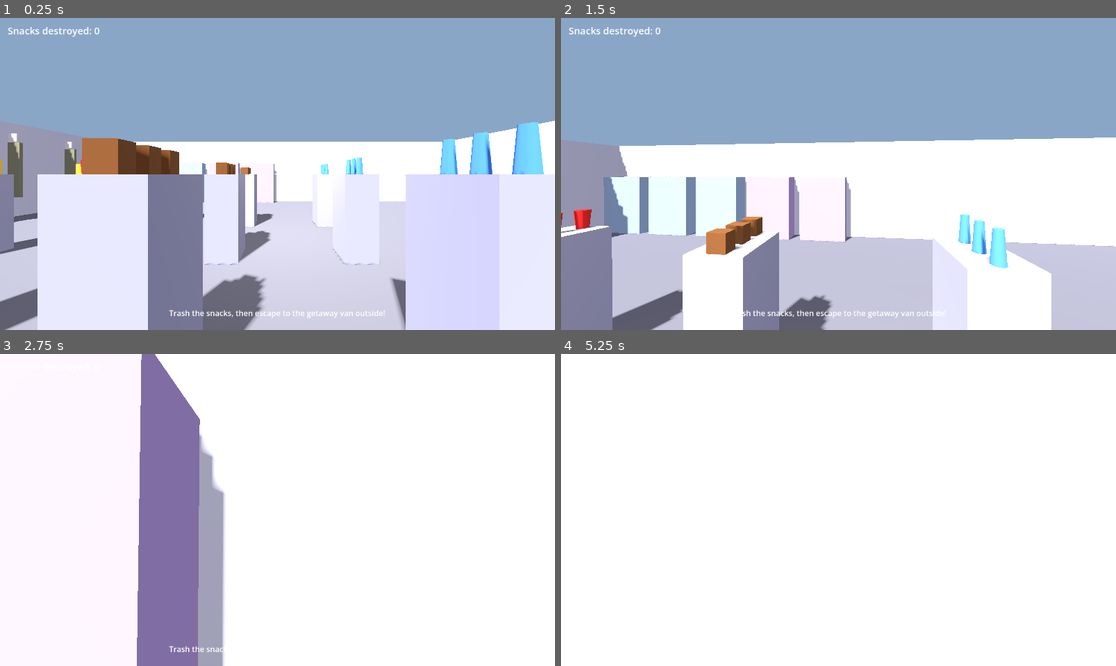
Above: before the commit, frames 1-4 (two rows, left to right).
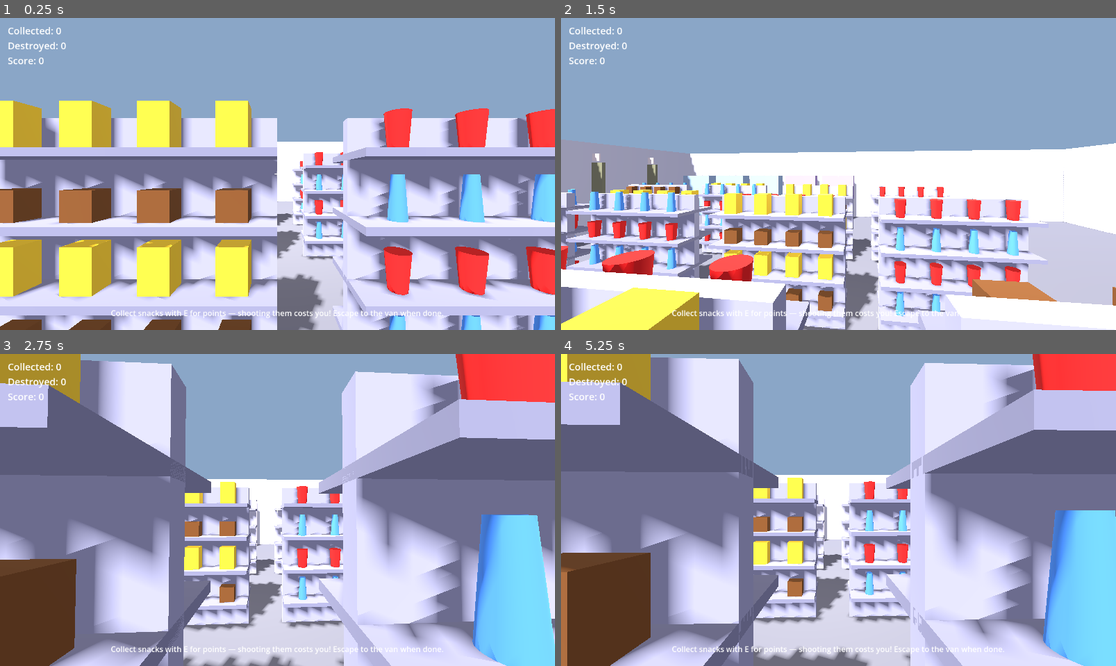
Above: after the commit, the same moments.

Repository: penfold1972/WWJMD
Game: Godot game, scene res://main.tscn
Two runs of this game, one before a commit and one after it. Both use one fixed random seed, a clock stepped at 60 frames per second and the inputs below.
Inputs (mouse positions are in pixels of both pictures, inside the frame that each line leads up to):
- Up to frame 1 (0.25 s): no input
- Up to frame 2 (1.5 s): tap Enter at 0.5 s; move the mouse to (866, 174) at 0.52 s; press the mouse at (866, 174) at 0.53 s; hold W (move_forward) from 0.53 s (still down); tap Space (jump) at 0.77 s; move the mouse to (810, 174) at 1.27 s; release the mouse at (810, 174) at 1.28 s; tap F (melee, bound only after the commit) at 1.35 s
- Up to frame 3 (2.75 s): keep holding W (move_forward); tap Space (jump) at 1.52 s; click (249, 510) at 1.55 s; move the mouse to (288, 503) at 2.02 s; press the mouse at (288, 503) at 2.03 s; tap E (melee, bound only before the commit) at 2.1 s
- Up to frame 4 (5.25 s): keep holding W (move_forward); move the mouse to (832, 516) at 2.77 s; release the mouse at (832, 516) at 2.78 s; click (832, 516) at 2.85 s; tap Space (jump) at 3.02, 3.77, 4.25, 4.52 s; move the mouse to (877, 513) at 3.52 s; hold Shift (sprint) 3.53-4.28 s; click (877, 513) at 3.8 s; move the mouse to (794, 506) at 4.27 s; click (794, 506) at 4.35 s; move the mouse to (844, 510) at 5.02 s; press the mouse at (844, 510) at 5.03 s; tap F (melee, bound only after the commit) at 5.1 s

The runs differ from the first frame. In frame 1, 53% of the frame differs, in the area x 0-100%, y 2-100%; in frame 2, 36%; in frame 3, 87%; in frame 4, 88%, in the area x 0-100%, y 0-100%.

Commit message:
Gondola shelves, collectible snacks, and collect-vs-destroy scoring
- Rebuild aisle shelves as double-sided 4-level gondola units; stock both
  sides of every level (384 snacks), sharing meshes/materials per brand
- Add collect() to destructibles and an interact raycast on the player;
  [E] Collect prompt shows when a snack is in range under the crosshair
- Score: +10 per collected, -5 per destroyed; live HUD readout and final
  tally on the end screen
- Bind interact to E (melee moves to F); ignore Godot *.uid files

Co-Authored-By: Claude Fable 5 <noreply@anthropic.com>
Claude-Session: https://claude.ai/code/session_019mu66kPFx5rBQsrJJAj1LK

Diff:
--- a/project.godot
+++ b/project.godot
@@ -54,9 +54,14 @@
 "events": [Object(InputEventMouseButton,"resource_local_to_scene":false,"resource_name":"","device":-1,"window_id":0,"a …(253 unchanged characters)…
 ]
 }
+interact={
+"deadzone": 0.5,
+"events": [Object(InputEventKey,"resource_local_to_scene":false,"resource_name":"","device":-1,"window_id":0,"alt_pressed":false,"shift_pressed":false,"ctrl_pressed":false,"meta_pressed":false,"pressed":false,"keycode":0,"physical_keycode":69,"key_label":0,"unicode":101,"location":0,"echo":false,"script":null)
+]
+}
 melee={
 "deadzone": 0.5,
-"events": [Object(InputEventKey,"resource_local_to_scene":fa …(140 unchanged characters)… d":false,"keycode":0,"physical_keycode":69,"key_label":0,"unicode":101,"location":0,"echo":false,"script":null)
+"events": [Object(InputEventKey,"resource_local_to_scene":fa …(140 unchanged characters)… d":false,"keycode":0,"physical_keycode":70,"key_label":0,"unicode":102,"location":0,"echo":false,"script":null)
 ]
 }
 
--- a/src/core/game_manager.gd
+++ b/src/core/game_manager.gd
@@ -8,11 +8,15 @@
 @export var player_spawn_position: Vector3 = Vector3(0, 0.2, 4)
 
 const FALL_RESET_Y: float = -10.0
+const COLLECT_POINTS: int = 10
+const DESTROY_PENALTY: int = 5
 
 var _level_builder: Node3D
 var _player: CharacterBody3D
 var _hud: CanvasLayer
 var _level_complete: bool = false
+var _collected: int = 0
+var _destroyed: int = 0
 
 func _ready():
 	_build_level()
@@ -47,7 +51,20 @@
 	_hud = hud_script.new() as CanvasLayer
 	_hud.name = "HUD"
 	add_child(_hud)
-	_level_builder.snack_destroyed.connect(_hud.set_snack_count)
+	_level_builder.snack_destroyed.connect(_on_snack_destroyed)
+	_level_builder.snack_collected.connect(_on_snack_collected)
+	_player.interact_target_changed.connect(_hud.show_interact_prompt)
+
+func _on_snack_destroyed(total: int) -> void:
+	_destroyed = total
+	_hud.set_stats(_collected, _destroyed, _score())
+
+func _on_snack_collected(total: int) -> void:
+	_collected = total
+	_hud.set_stats(_collected, _destroyed, _score())
+
+func _score() -> int:
+	return _collected * COLLECT_POINTS - _destroyed * DESTROY_PENALTY
 
 func _connect_exit_trigger() -> void:
 	# The level builder emits level_exit_triggered when the player reaches the van
@@ -61,4 +78,5 @@
 	var end_script = preload("res://src/ui/end_screen.gd")
 	var end_screen = end_script.new() as CanvasLayer
 	add_child(end_screen)
+	end_screen.set_stats(_collected, _destroyed, _score())
 	get_tree().paused = true
--- a/src/core/level_builder.gd
+++ b/src/core/level_builder.gd
@@ -28,13 +28,22 @@
 	["Aqua Pure", "bottle", "liquid", Color(0.3, 0.55, 0.9)],
 ]
 
+# Gondola shelf layout: board surface heights, snack row offset per side,
+# and snack slots along each board
+const SHELF_LEVEL_YS = [0.4, 0.85, 1.3, 1.75]
+const SHELF_SIDE_Z = 0.18
+const SHELF_SLOT_XS = [-0.72, -0.24, 0.24, 0.72]
+
 var _walls: Array[Node] = []
 var _shelves: Array[Node] = []
+var _brand_kits: Array = []
 var _snacks_destroyed: int = 0
+var _snacks_collected: int = 0
 var _exit_fired: bool = false
 
 signal level_exit_triggered()
 signal snack_destroyed(total: int)
+signal snack_collected(total: int)
 
 func build_level() -> void:
 	_build_floor()
@@ -164,6 +173,7 @@
 	add_child(reg)
 
 func _build_aisles() -> void:
+	# Rows of double-sided gondola shelf units with 4 stocked levels each
 	var hd = store_depth * 0.5
 	var aisle_z_start = -hd + 3.0
 	var aisle_z_step = (hd * 2 - 6.0) / (aisle_count + 1)
@@ -172,33 +182,62 @@
 		var z = aisle_z_start + (row + 1) * aisle_z_step
 		for col in shelf_per_aisle:
 			var x = -6.0 + col * 2.5
-			var shelf = _make_box(0.6, 1.6, 0.8, Vector3(x, 0.8, z), Color(0.6, 0.6, 0.7))
-			shelf.name = "AisleShelf_%d_%d" % [row, col]
-			add_child(shelf)
-			_shelves.append(shelf)
+			var unit = _build_shelf_unit(Vector3(x, 0, z))
+			unit.name = "AisleShelf_%d_%d" % [row, col]
+			_shelves.append(unit)
+
+func _build_shelf_unit(pos: Vector3) -> Node3D:
+	# Gondola: central spine panel with a board per level; snacks go on both sides
+	var unit = Node3D.new()
+	add_child(unit)
+	unit.position = pos
+
+	var spine = _make_box(2.0, 2.0, 0.1, Vector3(0, 1.0, 0), Color(0.6, 0.6, 0.7))
+	spine.name = "Spine"
+	unit.add_child(spine)
+
+	for i in SHELF_LEVEL_YS.size():
+		var board = _make_box(2.0, 0.05, 0.7, Vector3(0, SHELF_LEVEL_YS[i] - 0.025, 0), Color(0.5, 0.5, 0.6))
+		board.name = "Board_%d" % i
+		unit.add_child(board)
+
+	return unit
 
 func _stock_shelves() -> void:
-	# Place destructible branded snacks on top of every aisle shelf.
-	# Shelf tops sit at y = 1.6 (center 0.8 + half height 0.8).
-	var shelf_top_y = 1.6
+	# Fill every level of every gondola on both sides with destructible snacks
+	_build_brand_kits()
 	for i in _shelves.size():
-		var shelf: Node3D = _shelves[i]
-		var brand_row = BRANDS[i % BRANDS.size()]
-		for slot in 3:
-			var z_offset = (slot - 1) * 0.28
-			var snack = _make_snack(brand_row)
-			add_child(snack)
-			var half_h = _mesh_half_height(snack.get_meta("mesh_instance").mesh)
-			snack.position = shelf.position + Vector3(0, shelf_top_y - shelf.position.y + half_h, z_offset)
-
-func _make_snack(brand_row: Array) -> Node3D:
-	var brand = BrandDataScript.new()
-	brand.brand_name = brand_row[0]
-	brand.container_class = brand_row[1]
-	brand.destruction_class = brand_row[2]
-
-	var mesh_map = ShelfStockerScript.build_mesh_map(brand.container_class)
-
+		var unit: Node3D = _shelves[i]
+		for level in SHELF_LEVEL_YS.size():
+			for side in 2:
+				# Vary the brand per unit/level/side so aisles look mixed
+				var kit = _brand_kits[(i + level * 2 + side) % _brand_kits.size()]
+				var z = SHELF_SIDE_Z * (1.0 if side == 0 else -1.0)
+				var half_h = _mesh_half_height(kit["mesh_map"]["mesh"])
+				for slot_x in SHELF_SLOT_XS:
+					var snack = _make_snack(kit)
+					unit.add_child(snack)
+					snack.position = Vector3(slot_x, SHELF_LEVEL_YS[level] + half_h, z)
+
+func _build_brand_kits() -> void:
+	# One shared BrandData/mesh/material set per brand — every snack instance
+	# reuses these resources instead of allocating its own
+	_brand_kits.clear()
+	for row in BRANDS:
+		var brand = BrandDataScript.new()
+		brand.brand_name = row[0]
+		brand.container_class = row[1]
+		brand.destruction_class = row[2]
+		var mat = StandardMaterial3D.new()
+		mat.albedo_color = row[3]
+		_brand_kits.append({
+			"brand": brand,
+			"mesh_map": ShelfStockerScript.build_mesh_map(row[1]),
+			"material": mat,
+		})
+
+func _make_snack(kit: Dictionary) -> Node3D:
+	var brand: BrandData = kit["brand"]
 	var item = Node3D.new()
 	item.name = "Snack_%s" % brand.brand_name.replace(" ", "").replace("'", "")
 	item.set_script(DestructibleScript)
@@ -206,29 +245,32 @@
 	item.max_health = 30.0
 	item.dent_threshold = 20.0
 	item.damaged_threshold = 10.0
-	item.fragment_count = 6
+	item.fragment_count = 4
 
 	var mi = MeshInstance3D.new()
 	mi.name = "MeshInstance3D"
-	mi.mesh = mesh_map["mesh"]
-	var mat = StandardMaterial3D.new()
-	mat.albedo_color = brand_row[3]
-	mi.material_override = mat
+	mi.mesh = kit["mesh_map"]["mesh"]
+	mi.material_override = kit["material"]
 	item.add_child(mi)
 
 	var body = StaticBody3D.new()
 	var col = CollisionShape3D.new()
-	col.shape = mesh_map["collider"]
+	col.shape = kit["mesh_map"]["collider"]
 	body.add_child(col)
 	item.add_child(body)
 
 	item.set_meta("mesh_instance", mi)
 	item.destroyed.connect(_on_snack_destroyed)
+	item.collected.connect(_on_snack_collected)
 	return item
 
 func _on_snack_destroyed() -> void:
 	_snacks_destroyed += 1
 	snack_destroyed.emit(_snacks_destroyed)
+
+func _on_snack_collected() -> void:
+	_snacks_collected += 1
+	snack_collected.emit(_snacks_collected)
 
 func _mesh_half_height(mesh: Mesh) -> float:
 	if mesh is CylinderMesh:
--- a/src/entities/destructible_item.gd
+++ b/src/entities/destructible_item.gd
@@ -30,12 +30,21 @@
 
 signal phase_changed(from_phase: int, to_phase: int)
 signal destroyed()
+signal collected()
 
 func _ready():
 	_health = max_health
 	_mesh_instance = $MeshInstance3D as MeshInstance3D
 	assert(_mesh_instance != null, "DestructibleItem requires a MeshInstance3D child")
 	_original_scale = _mesh_instance.scale
+
+func collect() -> void:
+	# Picked up intact by the player — no fragments, no debris
+	if _current_phase == Phase.DESTROYED:
+		return
+	_current_phase = Phase.DESTROYED
+	collected.emit()
+	queue_free()
 
 func apply_damage(amount: float) -> void:
 	if _current_phase == Phase.DESTROYED:
--- a/src/entities/player_controller.gd
+++ b/src/entities/player_controller.gd
@@ -10,13 +10,16 @@
 @export var jump_speed: float = 4.5
 @export var shot_damage: float = 10.0
 @export var shot_range: float = 100.0
+@export var interact_range: float = 2.5
 
 var _camera: Camera3D
 var _input_dir: Vector2
 var _is_sprinting: bool = false
 var _gravity: float = ProjectSettings.get_setting("physics/3d/default_gravity", 9.8)
+var _interact_target: Node = null
 
 signal shot_fired(hit_point: Vector3, hit_node: Node)
+signal interact_target_changed(has_target: bool)
 
 func _ready():
 	add_to_group("player")
@@ -44,6 +47,8 @@
 	# mouse-recapture click never double as shots
 	if event.is_action_pressed("shoot") and Input.get_mouse_mode() == Input.MOUSE_MODE_CAPTURED:
 		_shoot()
+	elif event.is_action_pressed("interact") and is_instance_valid(_interact_target):
+		_interact_target.collect()
 
 func _physics_process(delta: float):
 	_input_dir = Vector2(
@@ -74,23 +79,43 @@
 		velocity.y -= _gravity * delta
 
 	move_and_slide()
+	_update_interact_target()
 
 func _shoot() -> void:
+	var hit = _camera_raycast(shot_range)
+	if hit.is_empty():
+		return
+
+	shot_fired.emit(hit["position"], hit["collider"])
+
+	# Route damage to the nearest ancestor that understands it
+	var handler = _find_ancestor_with(hit["collider"], "apply_damage")
+	if handler:
+		handler.apply_damage(shot_damage)
+
+func _update_interact_target() -> void:
+	# Track what collectible (if any) the crosshair rests on, for the HUD prompt
+	var target: Node = null
+	if Input.get_mouse_mode() == Input.MOUSE_MODE_CAPTURED:
+		var hit = _camera_raycast(interact_range)
+		if not hit.is_empty():
+			target = _find_ancestor_with(hit["collider"], "collect")
+
+	if target != _interact_target:
+		_interact_target = target
+		interact_target_changed.emit(target != null)
+
+func _camera_raycast(distance: float) -> Dictionary:
 	var from = _camera.global_position
-	var to = from + (-_camera.global_transform.basis.z) * shot_range
+	var to = from + (-_camera.global_transform.basis.z) * distance
 	var query = PhysicsRayQueryParameters3D.create(from, to)
 	query.exclude = [get_rid()]
-	var result = get_world_3d().direct_space_state.intersect_ray(query)
-	if result.is_empty():
-		return
+	return get_world_3d().direct_space_state.intersect_ray(query)
 
-	var hit: Node = result["collider"]
-	shot_fired.emit(result["position"], hit)
-
-	# Route damage to the nearest ancestor that understands it
-	var node: Node = hit
+func _find_ancestor_with(start: Node, method: String) -> Node:
+	var node: Node = start
 	while node:
-		if node.has_method("apply_damage"):
-			node.apply_damage(shot_damage)
-			return
+		if node.has_method(method):
+			return node
 		node = node.get_parent()
+	return null
--- a/src/ui/end_screen.gd
+++ b/src/ui/end_screen.gd
@@ -2,6 +2,8 @@
 
 ## WWJMD End Screen — Play Again / Quit menu
 ## Wired to the getaway van exit trigger
+
+var _stats_label: Label
 
 func _ready():
 	# The tree is paused while this screen is up — keep processing so buttons work
@@ -34,6 +36,12 @@
 	title.add_theme_font_size_override("font_size", 36)
 	menu.add_child(title)
 
+	_stats_label = Label.new()
+	_stats_label.name = "Stats"
+	_stats_label.horizontal_alignment = HORIZONTAL_ALIGNMENT_CENTER
+	_stats_label.add_theme_font_size_override("font_size", 20)
+	menu.add_child(_stats_label)
+
 	var again = Button.new()
 	again.name = "PlayAgainBtn"
 	again.text = "Play Again"
@@ -48,6 +56,11 @@
 	quit.pressed.connect(_on_quit)
 	menu.add_child(quit)
 
+func set_stats(collected: int, destroyed: int, score: int) -> void:
+	_stats_label.text = "Snacks collected: %d\nSnacks destroyed: %d\nFinal score: %d" % [
+		collected, destroyed, score
+	]
+
 func _on_play_again() -> void:
 	get_tree().paused = false
 	get_tree().reload_current_scene()
--- a/src/ui/hud.gd
+++ b/src/ui/hud.gd
@@ -1,8 +1,9 @@
 extends CanvasLayer
 
-## WWJMD HUD — crosshair, snack counter, objective hint
+## WWJMD HUD — crosshair, score readout, interact prompt, objective hint
 
-var _snack_label: Label
+var _stats_label: Label
+var _interact_label: Label
 
 func _ready():
 	_build_ui()
@@ -19,18 +20,32 @@
 	crosshair.mouse_filter = Control.MOUSE_FILTER_IGNORE
 	add_child(crosshair)
 
-	# Snack counter (top-left)
-	_snack_label = Label.new()
-	_snack_label.name = "SnackCounter"
-	_snack_label.text = "Snacks destroyed: 0"
-	_snack_label.add_theme_font_size_override("font_size", 20)
-	_snack_label.position = Vector2(16, 12)
-	add_child(_snack_label)
+	# Score readout (top-left)
+	_stats_label = Label.new()
+	_stats_label.name = "Stats"
+	_stats_label.text = _stats_text(0, 0, 0)
+	_stats_label.add_theme_font_size_override("font_size", 20)
+	_stats_label.position = Vector2(16, 12)
+	add_child(_stats_label)
+
+	# Interact prompt — sits just below the crosshair, hidden until a
+	# collectible is in range under the crosshair
+	_interact_label = Label.new()
+	_interact_label.name = "InteractPrompt"
+	_interact_label.text = "[E] Collect"
+	_interact_label.add_theme_font_size_override("font_size", 18)
+	_interact_label.horizontal_alignment = HORIZONTAL_ALIGNMENT_CENTER
+	_interact_label.vertical_alignment = VERTICAL_ALIGNMENT_CENTER
+	_interact_label.set_anchors_preset(Control.PRESET_FULL_RECT)
+	_interact_label.offset_top = 60.0
+	_interact_label.mouse_filter = Control.MOUSE_FILTER_IGNORE
+	_interact_label.visible = false
+	add_child(_interact_label)
 
 	# Objective hint (bottom-center)
 	var hint = Label.new()
 	hint.name = "ObjectiveHint"
-	hint.text = "Trash the snacks, then escape to the getaway van outside!"
+	hint.text = "Collect snacks with E for points — shooting them costs you! Escape to the van when done."
 	hint.add_theme_font_size_override("font_size", 16)
 	hint.horizontal_alignment = HORIZONTAL_ALIGNMENT_CENTER
 	hint.vertical_alignment = VERTICAL_ALIGNMENT_BOTTOM
@@ -39,5 +54,11 @@
 	hint.mouse_filter = Control.MOUSE_FILTER_IGNORE
 	add_child(hint)
 
-func set_snack_count(count: int) -> void:
-	_snack_label.text = "Snacks destroyed: %d" % count
+func set_stats(collected: int, destroyed: int, score: int) -> void:
+	_stats_label.text = _stats_text(collected, destroyed, score)
+
+func show_interact_prompt(visible_now: bool) -> void:
+	_interact_label.visible = visible_now
+
+func _stats_text(collected: int, destroyed: int, score: int) -> String:
+	return "Collected: %d\nDestroyed: %d\nScore: %d" % [collected, destroyed, score]
Not shown, changed: .gitignore
Not shown, changed: CHANGELOG.md
